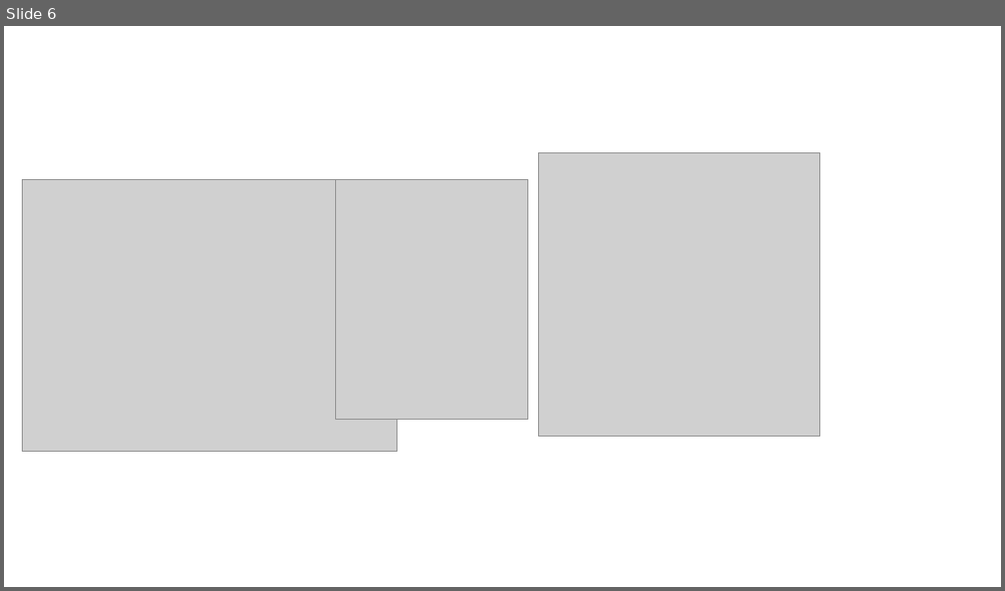
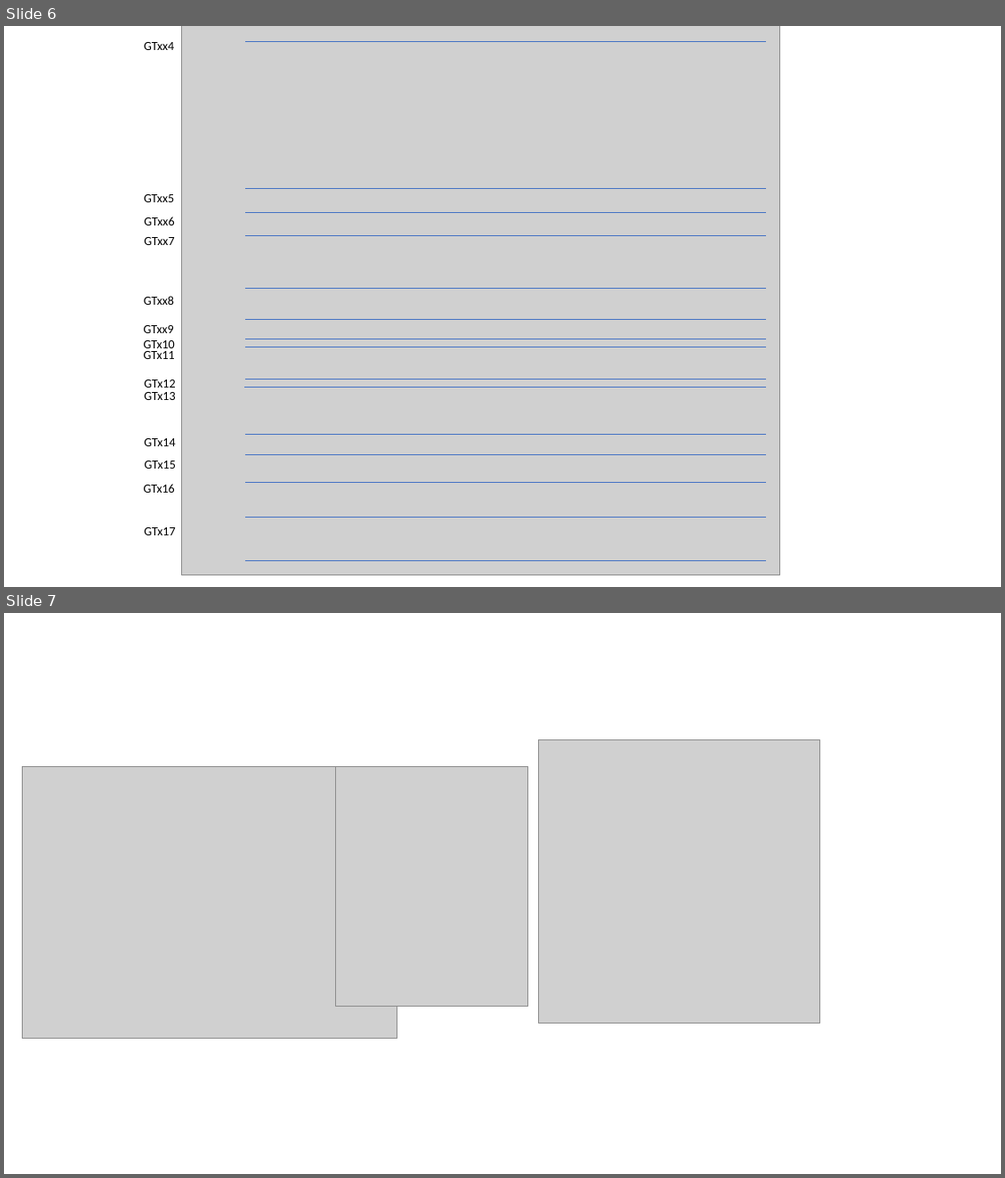
Before and after one commit to idameitil/sdpl-utilizing-gts, a slide deck: manuscript/figures/garry-heatmap/garry-heatmap.pptx. Shown one above the other, each under a label of ours: slide 6 before the commit, slides 6 and 7 after it. The pictures are 1005x591 and 1005x1178 pixels, drawn with LibreOffice and Linux fonts; fonts in the diff are those of the drawing; grey boxes stand for pictures. Boxes give left, top, right and bottom in pixels: in the first picture for what was removed or moved away, otherwise in the second. Text is boxed around its words. In the diff, an @@ line names an element or a change of style, - is before the commit and + after.

```diff
--- a/manuscript/figures/garry-heatmap/garry-heatmap.pptx
+++ b/manuscript/figures/garry-heatmap/garry-heatmap.pptx
@@ slide 6 added at <box>4,26,1001,587</box>, background #FFFFFF @@
@@ text added at <box>144,42,174,50</box>, 12 pt, text #000000 @@
+GTxx4
@@ picture added at <box>182,26,780,574</box> @@
@@ line added from (245, 42) to (766, 42), #4472C4 0.5 pt @@
@@ text added at <box>144,194,174,202</box>, 12 pt, text #000000 @@
+GTxx5
@@ line added from (245, 188) to (766, 188), #4472C4 0.5 pt @@
@@ line added from (245, 212) to (766, 212), #4472C4 0.5 pt @@
@@ text added at <box>144,216,174,225</box>, 12 pt, text #000000 @@
+GTxx6
@@ text added at <box>144,237,174,245</box>, 12 pt, text #000000 @@
+GTxx7
@@ line added from (245, 236) to (766, 236), #4472C4 0.5 pt @@
@@ line added from (245, 288) to (766, 288), #4472C4 0.5 pt @@
@@ text added at <box>144,296,174,305</box>, 12 pt, text #000000 @@
+GTxx8
@@ line added from (245, 319) to (766, 319), #4472C4 0.5 pt @@
@@ text added at <box>144,325,174,333</box>, 12 pt, text #000000 @@
+GTxx9
@@ text added at <box>144,340,175,352</box>, 12 pt, text #000000 @@
+GTx10
@@ line added from (245, 338) to (767, 338), #4472C4 0.5 pt @@
@@ text added at <box>144,351,175,359</box>, 12 pt, text #000000 @@
+GTx11
@@ line added from (245, 346) to (766, 346), #4472C4 0.5 pt @@
@@ text added at <box>144,379,175,387</box>, 12 pt, text #000000 @@
+GTx12
@@ text added at <box>144,392,175,400</box>, 12 pt, text #000000 @@
+GTx13
@@ line added from (245, 379) to (766, 379), #4472C4 0.5 pt @@
@@ line added from (245, 386) to (766, 386), #4472C4 0.5 pt @@
@@ text added at <box>144,438,175,446</box>, 12 pt, text #000000 @@
+GTx14
@@ line added from (245, 435) to (766, 435), #4472C4 0.5 pt @@
@@ text added at <box>145,460,176,468</box>, 12 pt, text #000000 @@
+GTx15
@@ line added from (245, 454) to (766, 454), #4472C4 0.5 pt @@
@@ text added at <box>144,483,175,492</box>, 12 pt, text #000000 @@
+GTx16
@@ line added from (245, 482) to (766, 482), #4472C4 0.5 pt @@
@@ text added at <box>144,527,175,535</box>, 12 pt, text #000000 @@
+GTx17
@@ line added from (245, 517) to (766, 517), #4472C4 0.5 pt @@
@@ line added from (245, 561) to (766, 561), #4472C4 0.5 pt @@
@@ what was slide 6 is now slide 7 @@
```
Also in this commit, not shown: 10 other files.
